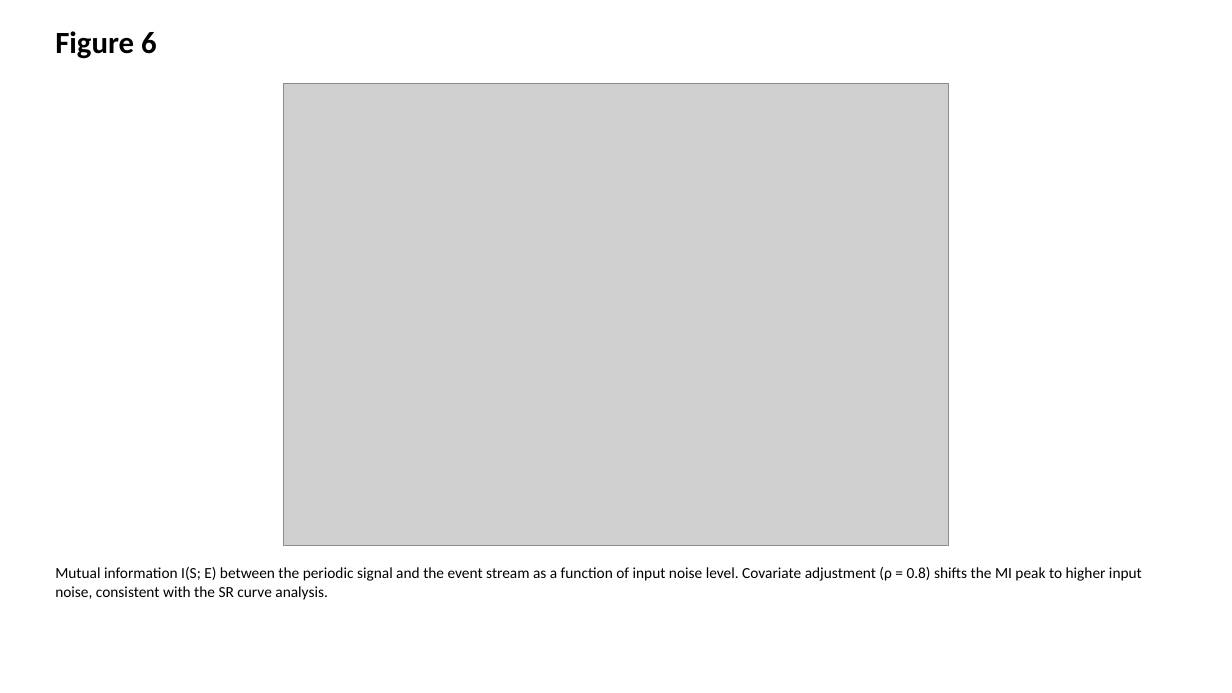
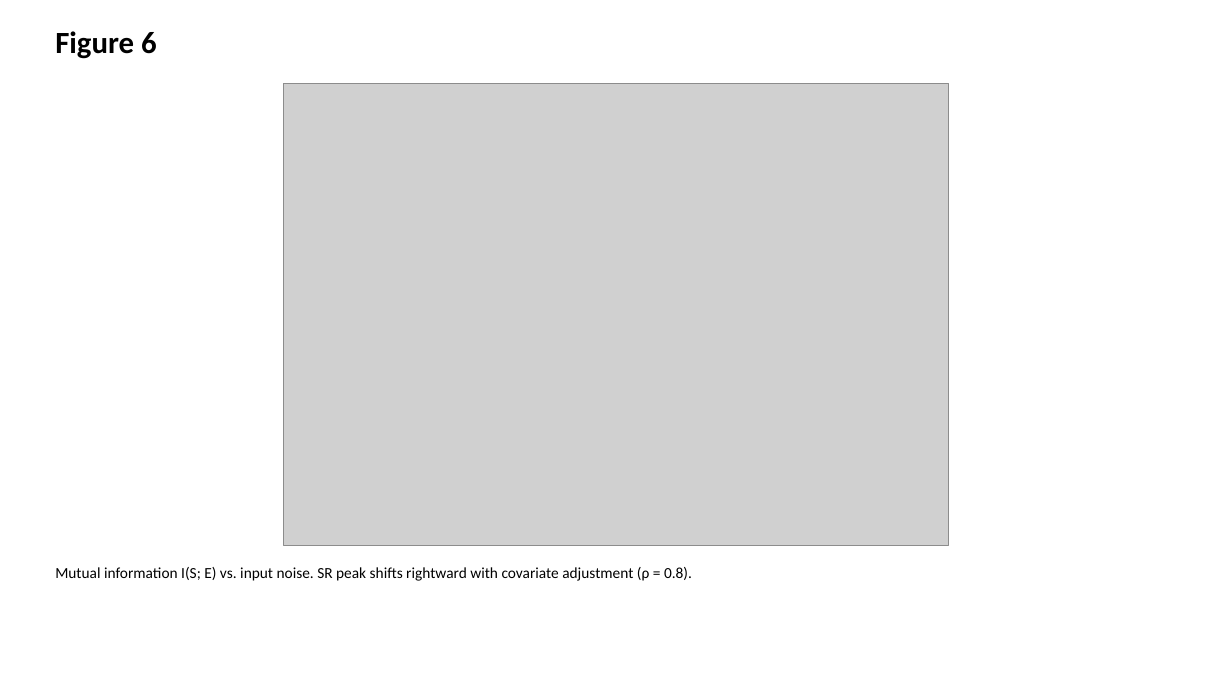
Before and after one commit to bougtoir/heat-accidents-mortality, a slide deck: slide 6 of sr_ancova_framework/pre_submission/figures.pptx. Drawn at 1232x693 pixels with LibreOffice and Linux fonts; fonts in the diff are those of the drawing; grey boxes stand for pictures. Boxes give left, top, right and bottom in pixels: in the first picture for what was removed or moved away, otherwise in the second. Text is boxed around its words. In the diff, an @@ line names an element or a change of style, - is before the commit and + after.

```diff
--- a/sr_ancova_framework/pre_submission/figures.pptx
+++ b/sr_ancova_framework/pre_submission/figures.pptx
@@ text at box(55, 567, 692, 581): text changed @@
-Mutual information I(S; E) between the periodic signal and the event stream as a function of input noise level. Covariate adjustment (ρ = 0.8) shifts the MI peak to higher input noise, consistent with the SR curve analysis.
+Mutual information I(S; E) vs. input noise. SR peak shifts rightward with covariate adjustment (ρ = 0.8).
```
Also in this commit, not shown: 5 other slides changed, 1 slide added, 1 slide removed, 7 other files.
